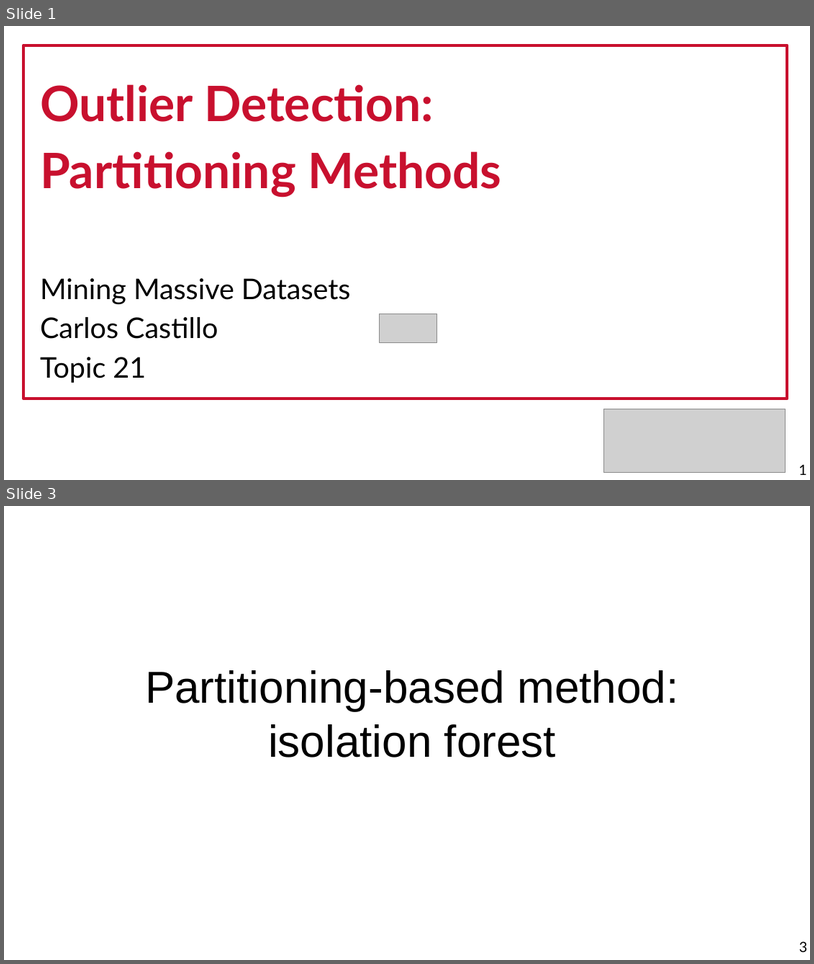
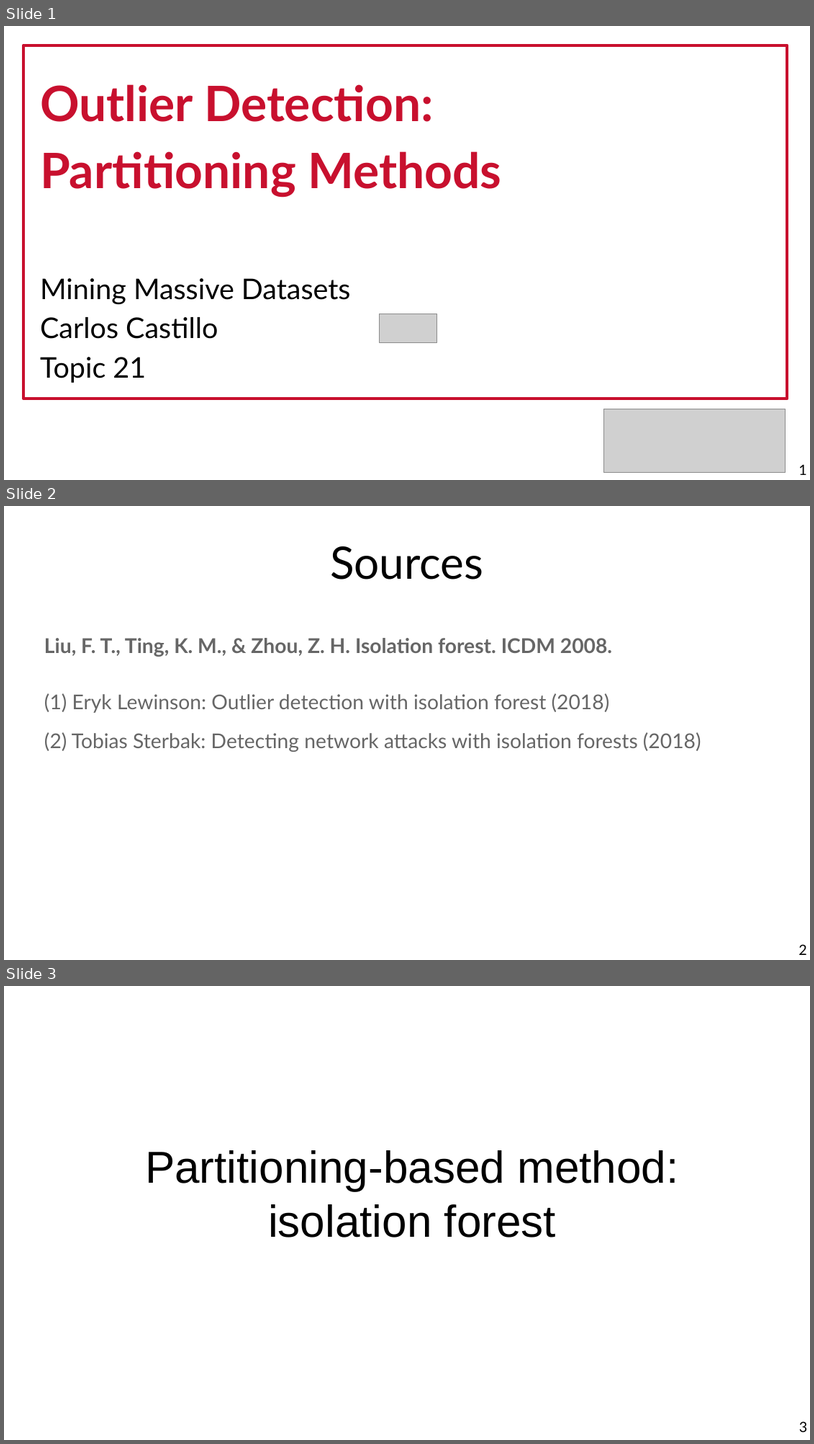
Before and after one commit to marco-calautti/data-mining-course, a slide deck: theory/tt21_outliers_isolation.odp. Shown one above the other, each under a label of ours: slides 1 and 3 before the commit, slides 1, 2 and 3 after it; the slides between them are not shown. The pictures are 814x964 and 814x1444 pixels, drawn with LibreOffice and Linux fonts; fonts in the diff are those of the drawing; grey boxes stand for pictures. Boxes give left, top, right and bottom in pixels: in the first picture for what was removed or moved away, otherwise in the second. Text is boxed around its words. In the diff, an @@ line names an element or a change of style, - is before the commit and + after.

Commit message:
Isolation forest source

```diff
--- a/theory/tt21_outliers_isolation.odp
+++ b/theory/tt21_outliers_isolation.odp
@@ slide 2 added at (4, 506, 810, 960), background #FFFFFF @@
@@ title added at (330, 546, 484, 579), 44 pt, text #000000 @@
+Sources
@@ text added at (44, 638, 702, 752), 20 pt, text #666666 @@
+Liu, F. T., Ting, K. M., & Zhou, Z. H. Isolation forest. ICDM 2008.
+(1) Eryk Lewinson: Outlier detection with isolation forest (2018)
+(2) Tobias Sterbak: Detecting network attacks with isolation forests (2018)
@@ page number added at (799, 944, 807, 955), 14 pt, text #000000 @@
+2
```
Also in this commit, not shown: 10 slides changed, 1 slide removed.
